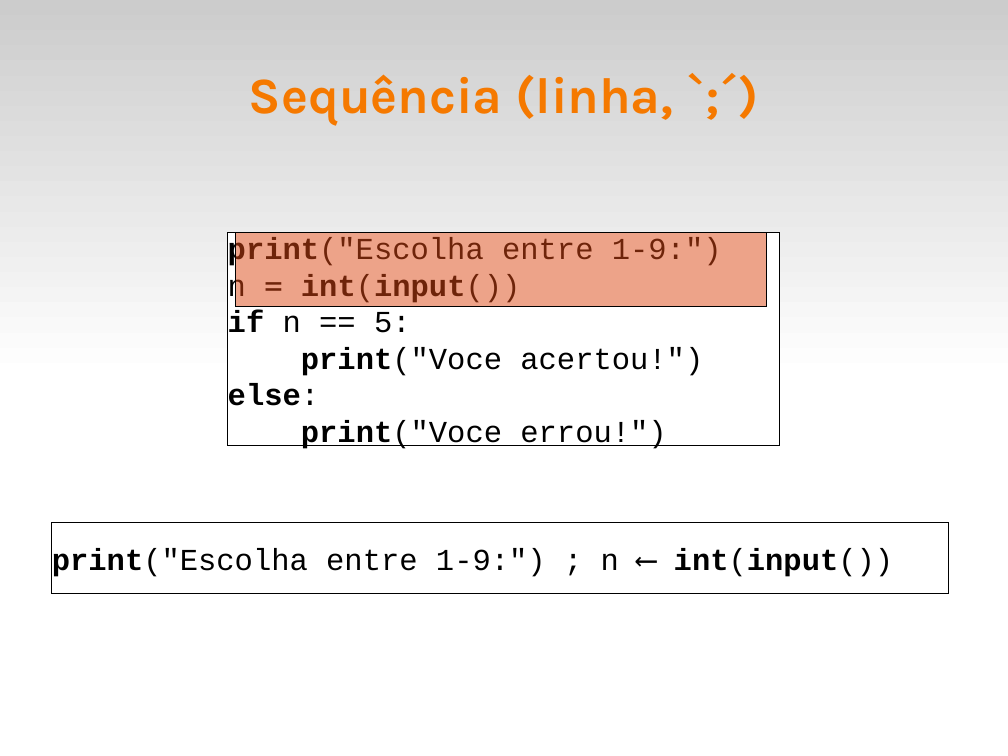
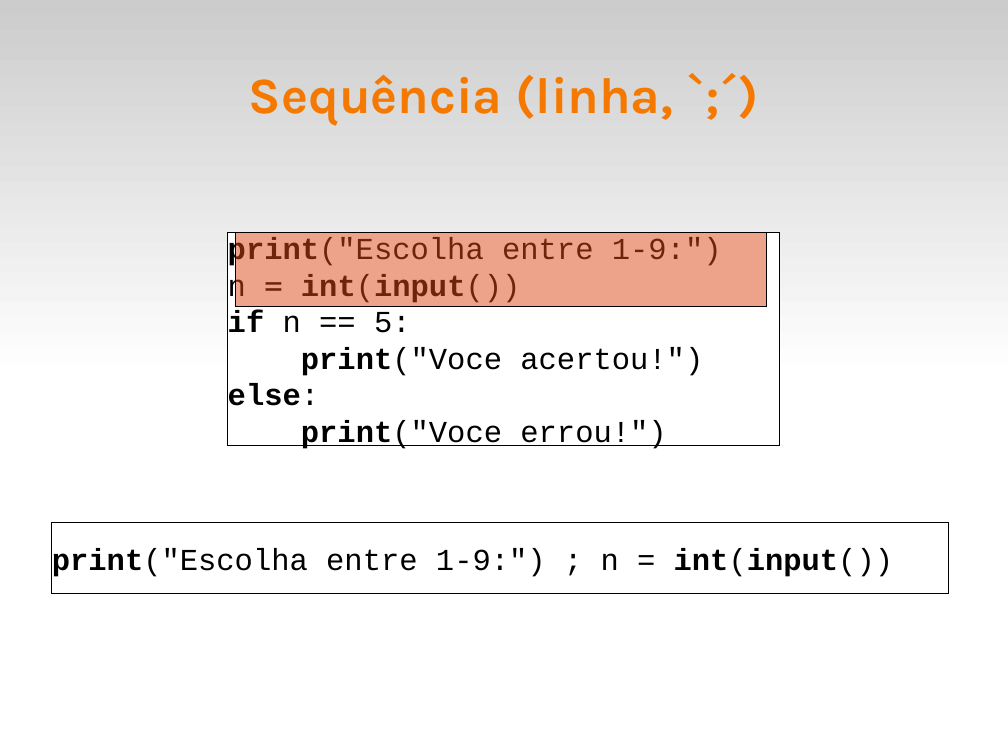
Before and after one commit to fsantanna-uerj/IPD, a slide deck: slide 14 of slides/ipd-03.odp. Drawn at 1008x756 pixels with LibreOffice and Linux fonts; fonts in the diff are those of the drawing. Boxes give left, top, right and bottom in pixels: in the first picture for what was removed or moved away, otherwise in the second. Text is boxed around its words. In the diff, an @@ line names an element or a change of style, - is before the commit and + after.

```diff
--- a/slides/ipd-03.odp
+++ b/slides/ipd-03.odp
@@ text in rectangle at box(52, 548, 893, 577): text changed @@
-print("Escolha entre 1-9:") ; n ⟵ int(input())
+print("Escolha entre 1-9:") ; n = int(input())
```
Also in this commit, not shown: 1 other file.
